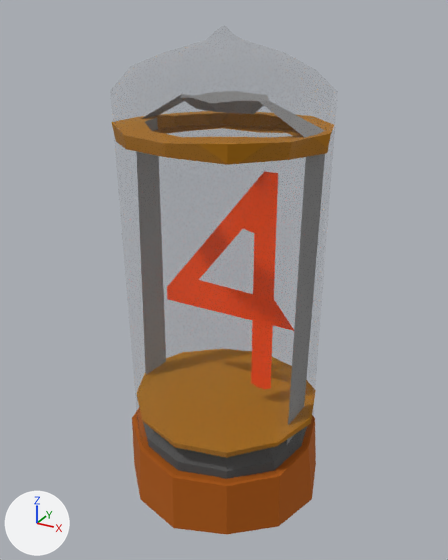
A saved change to the glTF model SpotTheDifference/models/obj_num04_hard.gltf.
Rendered twice from a 50 mm camera at (0.553, -0.992, 0.956) aimed at (0.01, -0.004, 0.461). Every picture has the same lights, and +X, +Y and +Z are marked at lower left. Objects named as collision shapes, trigger or cutter boxes, shadow casters or lower levels of detail are left out.

Objects in the first picture: 'obj_num04_hard'.
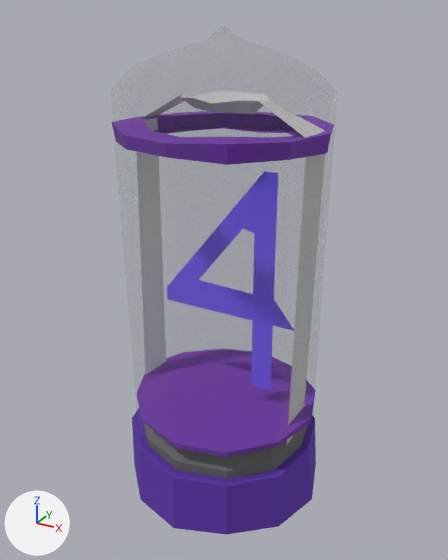
Changed parts and their boxes (x1, y1, x2, y2) in the pictures (448 x 560 px):
```json
{"object": "obj_num04_hard", "change": "surface changed", "before": [112, 91, 334, 535], "after": [112, 91, 334, 535], "on screen": "brown to purple"}
```

Edits to the scene script, one JSON object a line:
```json
{"op": "add", "block": "img_obj_global_steampunk02", "code": ["img_obj_global_steampunk02 = load_image('obj_global_steampunk02', 'textures/obj_global_steampunk02.png', 1024, 1024, 'sRGB')"]}
{"block": "mat_obj_global_steampunk02", "where": "n2 = _N.new('ShaderNodeTexImage'); n2.name = 'Image Texture'"}
{"op": "set", "path": "n2.image", "old": "img_obj_global_steampunk", "new": "img_obj_global_steampunk02"}
{"block": "mat_obj_global_steampunk02", "where": "n3 = _N.new('ShaderNodeTexImage'); n3.name = 'Image Texture.001'"}
{"op": "set", "path": "n3.image", "old": "img_obj_global_steampunk", "new": "img_obj_global_steampunk02"}
```
